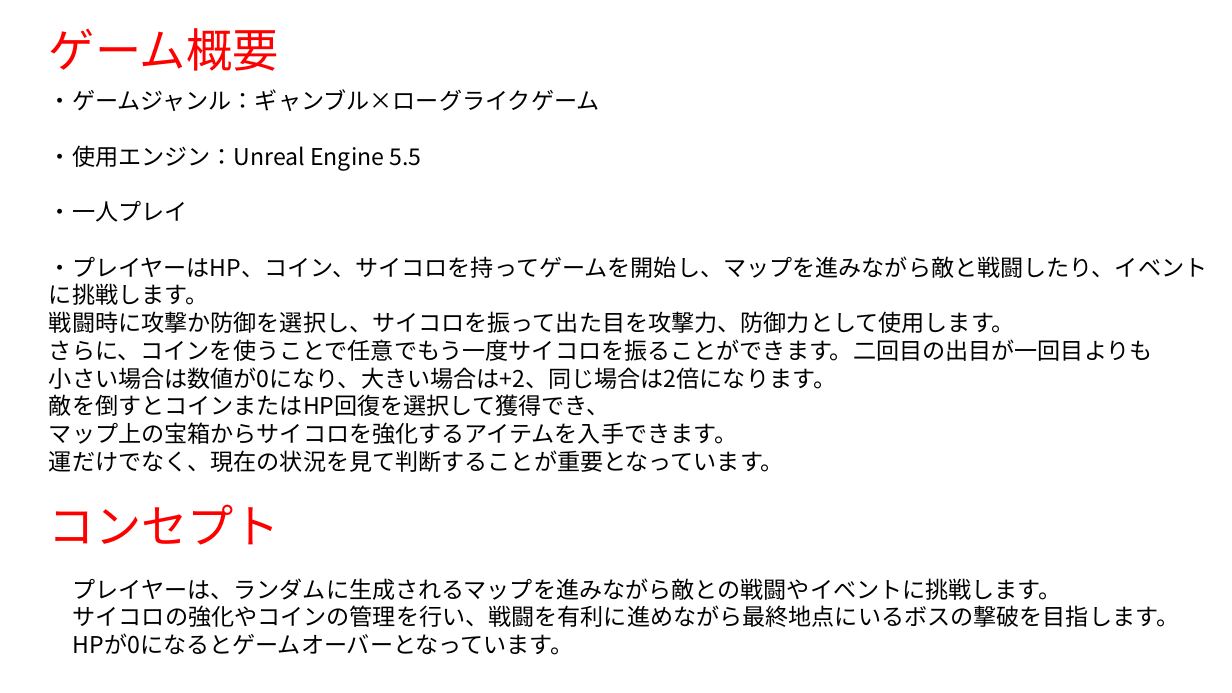
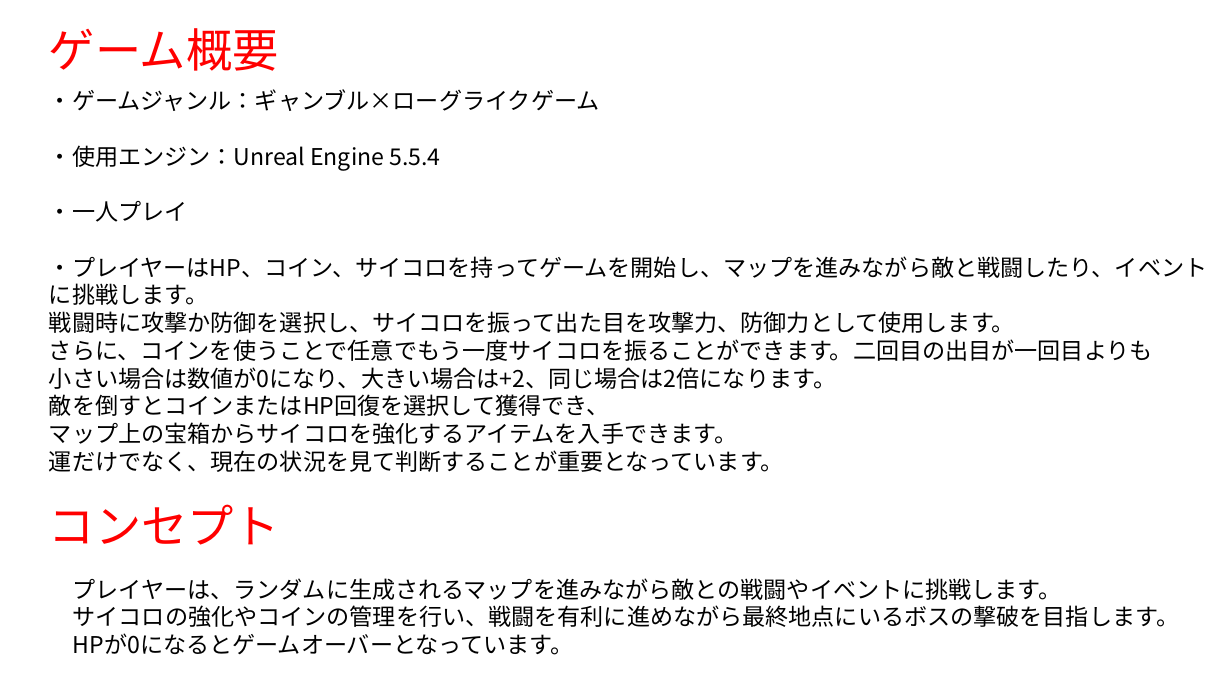
Before and after one commit to aporo1219/3_create_game, a slide deck: slide 2 of 企画書.pptx. Drawn at 1232x693 pixels with LibreOffice and Linux fonts; fonts in the diff are those of the drawing. Boxes give left, top, right and bottom in pixels: in the first picture for what was removed or moved away, otherwise in the second. Text is boxed around its words. In the diff, an @@ line names an element or a change of style, - is before the commit and + after.

```diff
--- a/企画書.pptx
+++ b/企画書.pptx
@@ text at box(49, 145, 440, 171): text changed @@
-・使用エンジン：Unreal Engine 5.5
+・使用エンジン：Unreal Engine 5.5.4
```
Also in this commit, not shown: 1 other slide changed, 10 other files.
